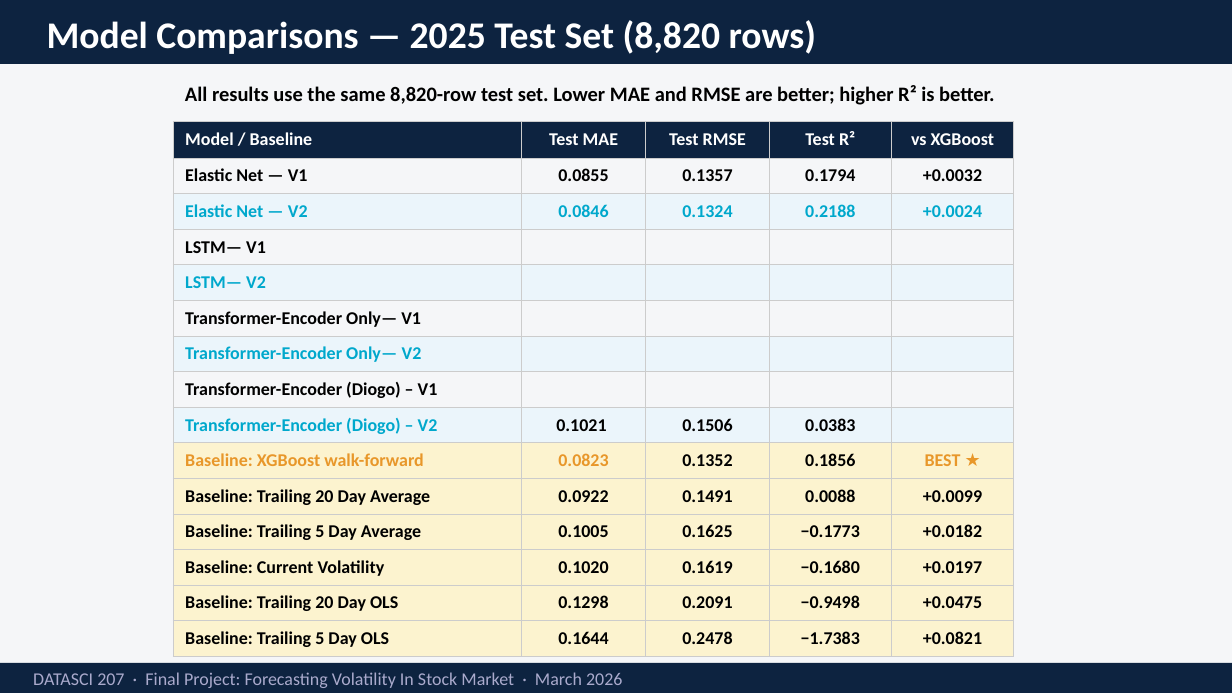
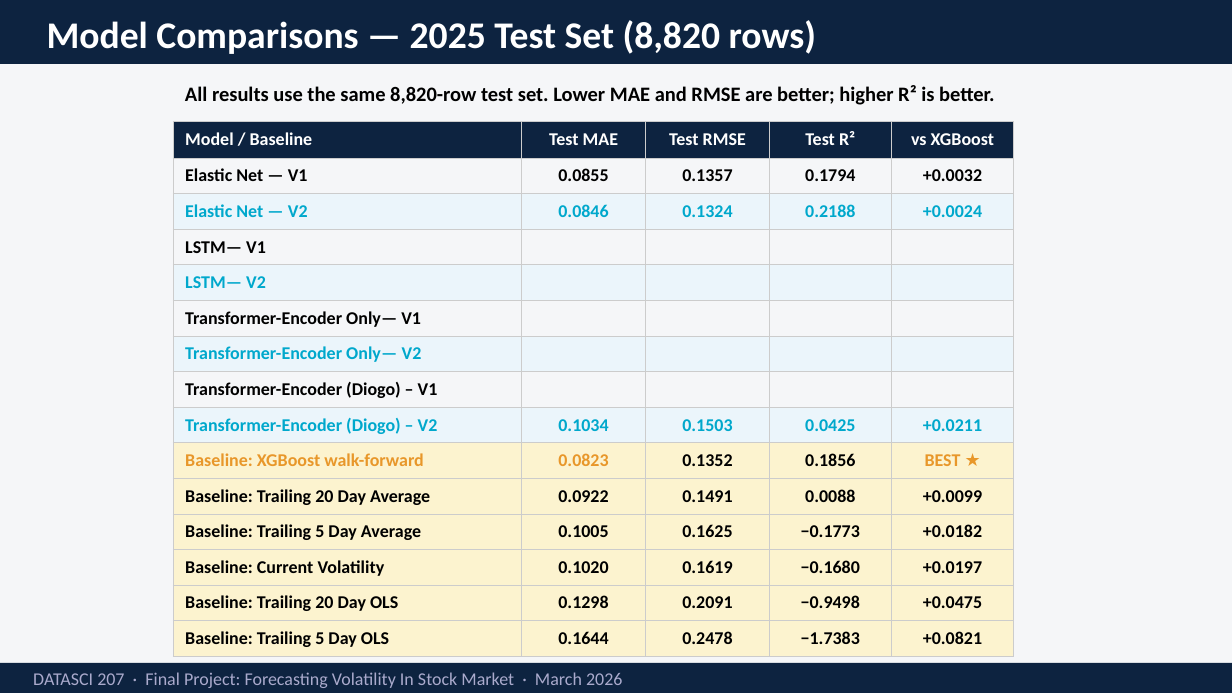
Before and after one commit to geniuscare247/Greed-and-Fear, a slide deck: slide 21 of slides/Forecasting Volatility In Stock Market.pptx. Drawn at 1232x693 pixels with LibreOffice and Linux fonts; fonts in the diff are those of the drawing. Boxes give left, top, right and bottom in pixels: in the first picture for what was removed or moved away, otherwise in the second. Text is boxed around its words. In the diff, an @@ line names an element or a change of style, - is before the commit and + after.

```diff
--- a/slides/Forecasting Volatility In Stock Market.pptx
+++ b/slides/Forecasting Volatility In Stock Market.pptx
@@ table at bbox=[173, 121, 1014, 656] @@
-row 9: Transformer-Encoder (Diogo) – V2 | 0.1021 | 0.1506 | 0.0383 | 
+row 9: Transformer-Encoder (Diogo) – V2 | 0.1034 | 0.1503 | 0.0425 | +0.0211
```
Also in this commit, not shown: 1 other slide changed.
